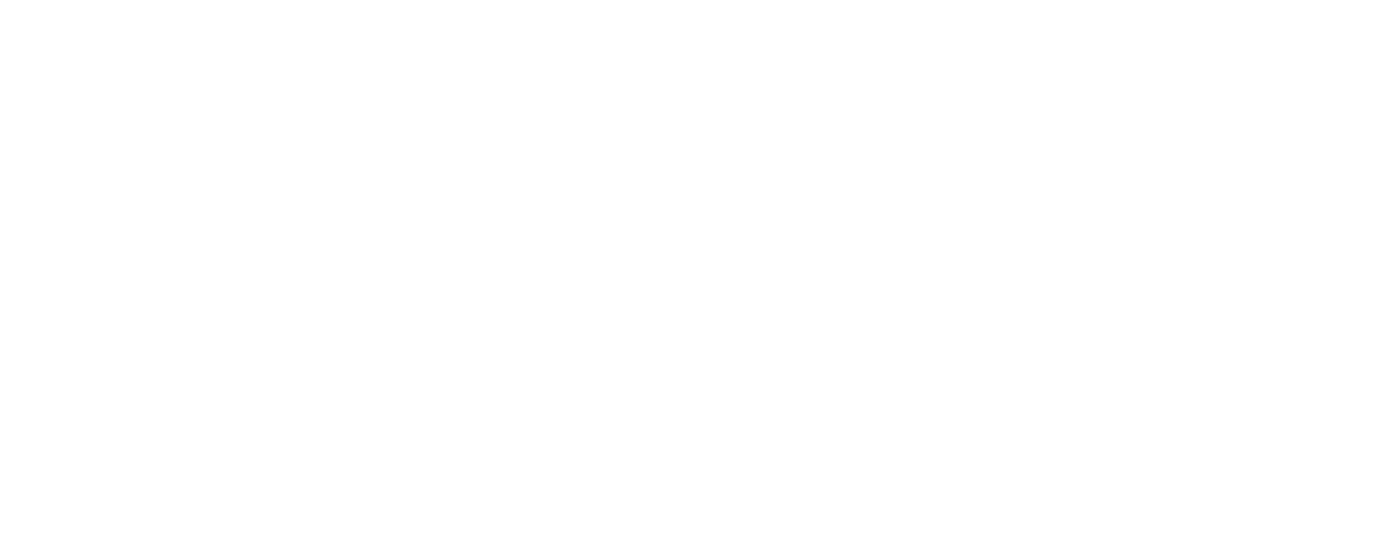
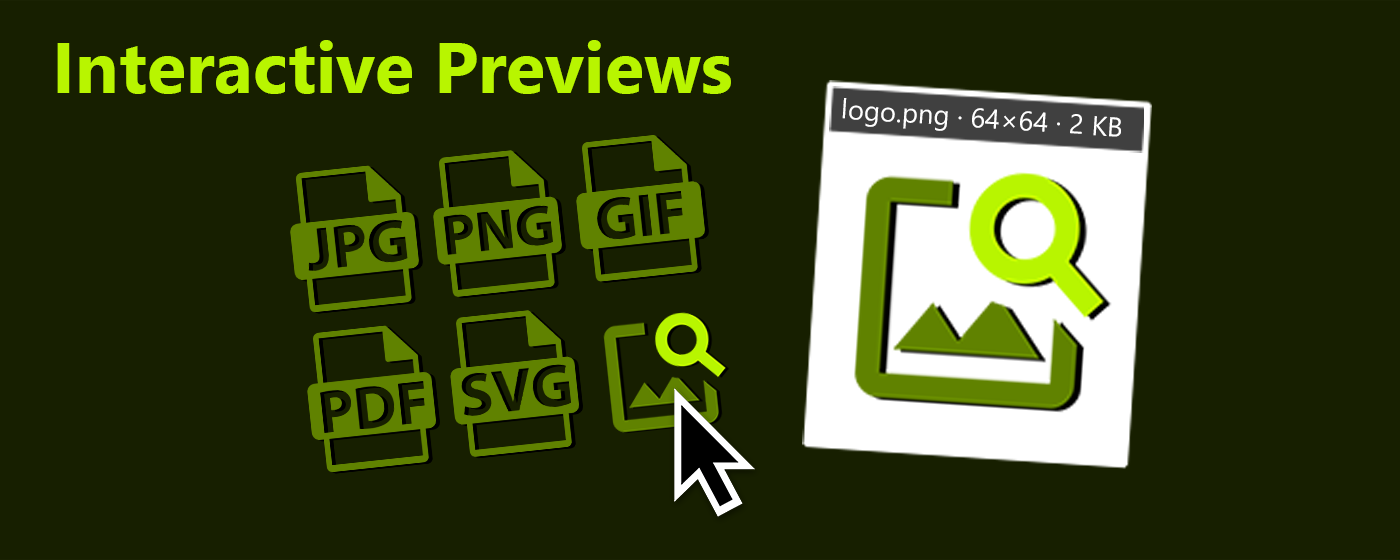
The second 1400px x 560px image is a revision of the first. Changes to its layers:
removed layer "Layer 0" over [0, 0, 1400, 560]
added layer "Interactive Previews" above "cursor" over [57, 40, 731, 94]
added group "files" with 17 layers above "preview" over [253, 0, 1142, 560]
added group "main" with 7 layers in group "files" over [253, 0, 1137, 560]
added layer "Layer 14" in group "main" over [253, 0, 1137, 560]
added group "all formats" (1st of 2, in "files" › "main") with 5 layers in group "main" over [290, 135, 706, 473]
added layer "Layer 13" in group "all formats" over [290, 165, 419, 313]
added layer "Layer 12" in group "all formats" over [433, 150, 562, 297]
added layer "Layer 11" in group "all formats" over [576, 135, 706, 282]
added layer "Layer 10" in group "all formats" over [307, 325, 437, 473]
added layer "Layer 9" in group "all formats" over [450, 310, 580, 457]
added group "shadow" with 7 layers in group "files" over [255, 0, 1142, 560]
added layer "Layer 8" in group "shadow" over [255, 0, 1142, 560]
added group "all formats" (2nd of 2, in "files" › "shadow") with 5 layers in group "shadow" over [294, 136, 709, 474]
added layer "Layer 7" in group "all formats" over [294, 167, 423, 314]
added layer "Layer 6" in group "all formats" over [437, 151, 566, 299]
added layer "Layer 4" in group "all formats" over [311, 327, 441, 474]
added layer "Layer 3" in group "all formats" over [454, 311, 584, 459]
added group "preview" with 4 layers above "BG" over [802, 80, 1152, 469]
added layer "icon_app_128" in group "preview" over [854, 172, 1112, 413]
added layer "Layer 2" in group "preview" over [829, 86, 1144, 153]
added layer "Layer 1" in group "preview" over [802, 80, 1152, 469]
added group "BG" (1st of 3) with 2 layers over [0, 0, 1400, 560]
added layer "BG" (2nd of 3, in "BG") in group "BG" over [0, 0, 1400, 560]
…and 4 more changes (4 added)
